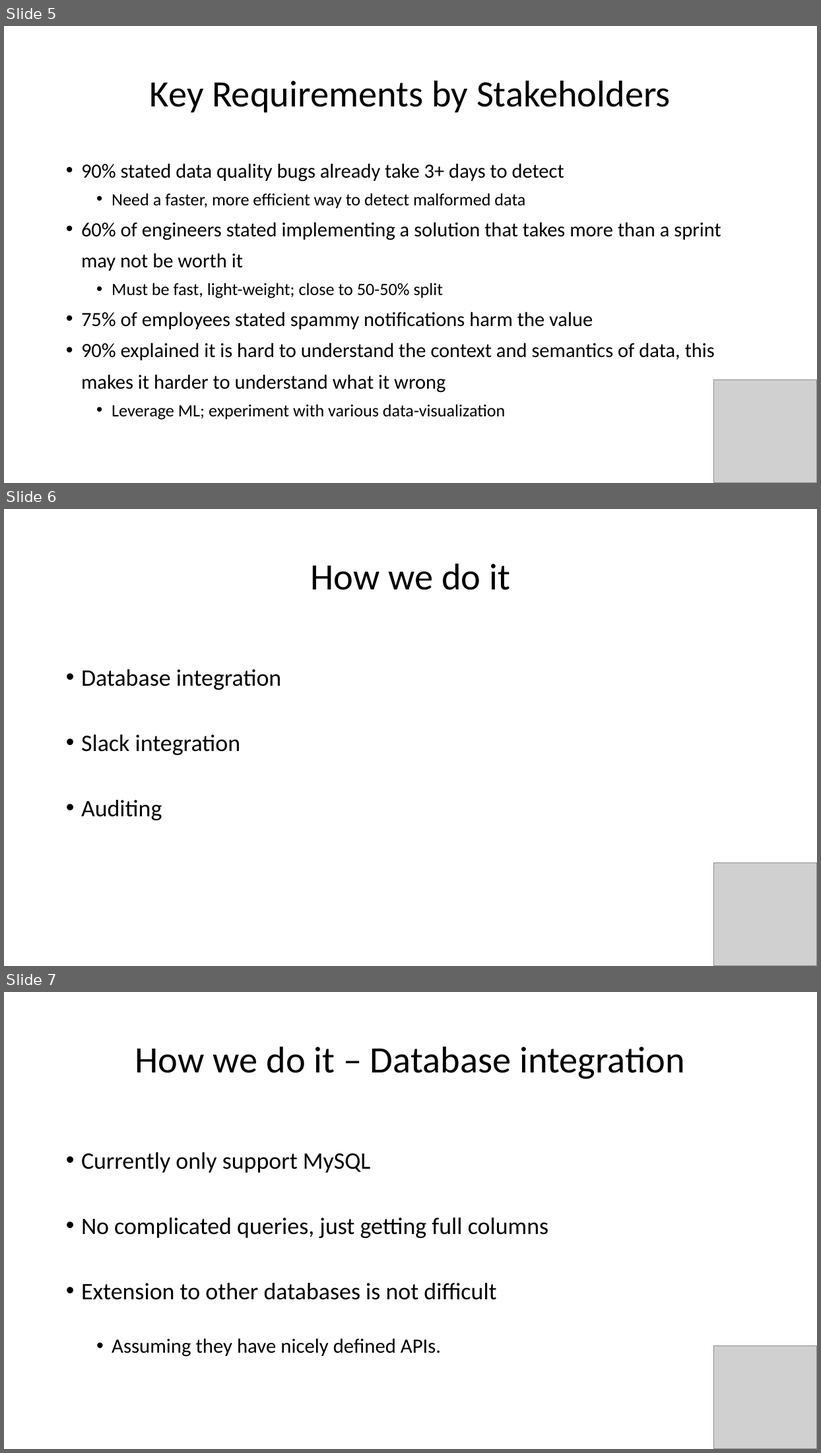
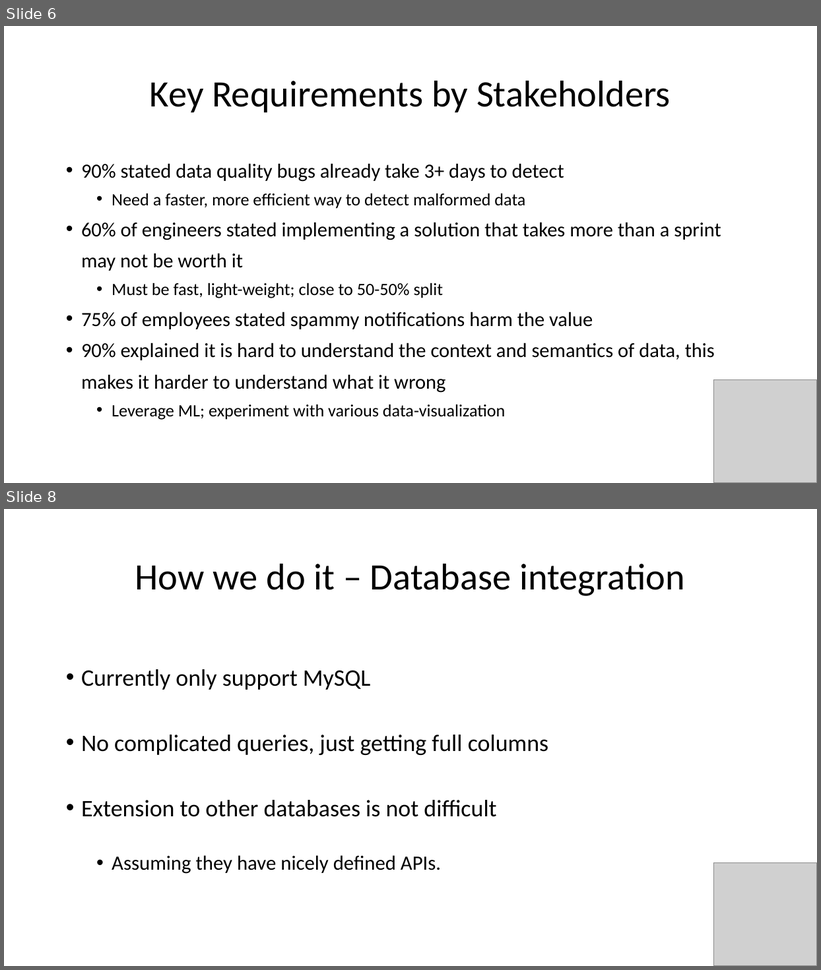
Before and after one commit to havess/daudit, a slide deck: midterm_presentation.pptx. Shown one above the other, each under a label of ours: slides 5, 6 and 7 before the commit, slides 6 and 8 after it; the slides between them are not shown. The pictures are 821x1453 and 821x970 pixels, drawn with LibreOffice and Linux fonts; fonts in the diff are those of the drawing; grey boxes stand for pictures. Boxes give left, top, right and bottom in pixels: in the first picture for what was removed or moved away, otherwise in the second. Text is boxed around its words. In the diff, an @@ line names an element or a change of style, - is before the commit and + after.

```diff
--- a/midterm_presentation.pptx
+++ b/midterm_presentation.pptx
@@ slide 6 removed at (x1=4, y1=509, x2=817, y2=966), background #FFFFFF @@
@@ title removed at (x1=311, y1=563, x2=510, y2=590) @@
-How we do it
@@ text removed at (x1=81, y1=669, x2=282, y2=821) @@
-• Database integration
-• Slack integration
-• Auditing
@@ picture removed at (x1=714, y1=863, x2=817, y2=966) @@
@@ what was slide 5 is now slide 6 @@
@@ what was slide 7 is now slide 8 @@
```
Also in this commit, not shown: 7 slides changed, 1 slide added.
